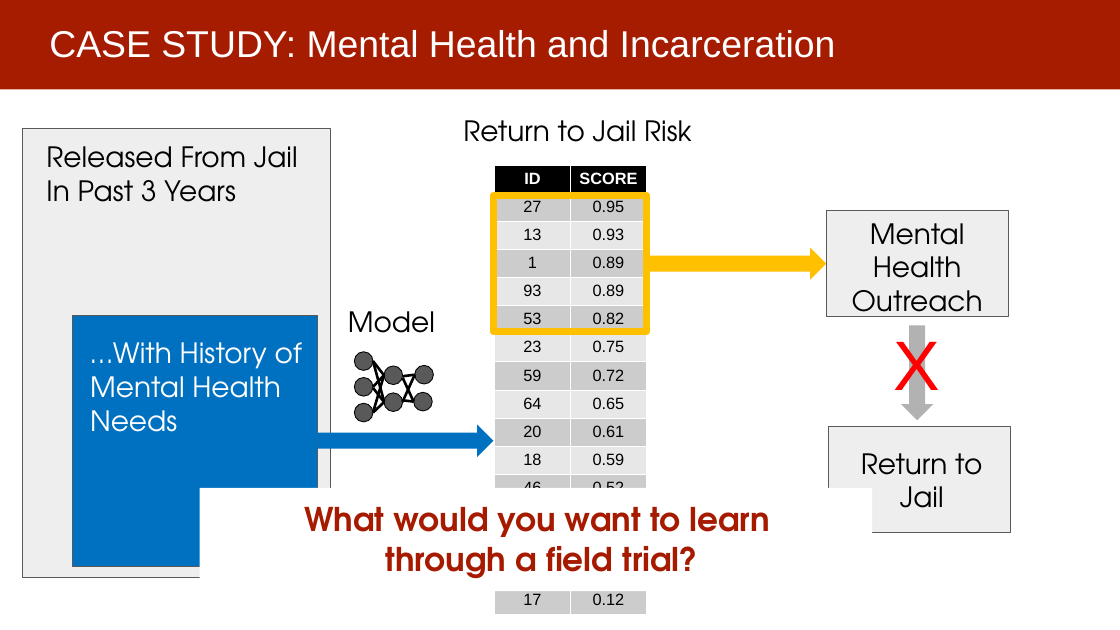
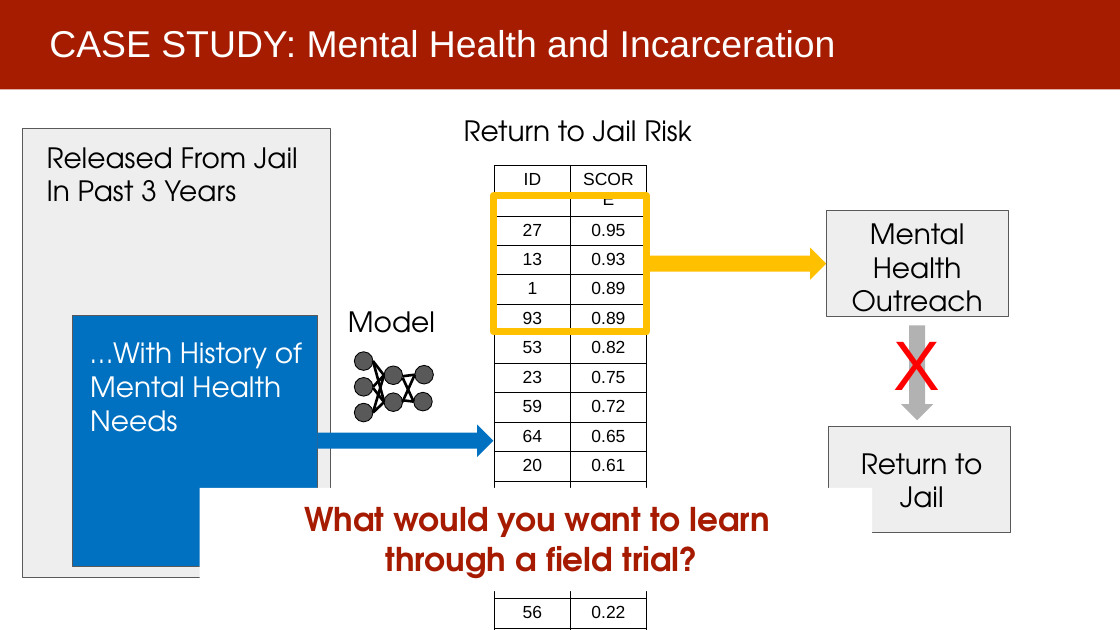
Before and after one commit to dssg/mlforpublicpolicylab, a slide deck: slide 26 of Lectures/FieldValidation.pptx (slide 11 before the commit). Drawn at 1120x630 pixels with LibreOffice and Linux fonts; fonts in the diff are those of the drawing. Boxes give left, top, right and bottom in pixels: in the first picture for what was removed or moved away, otherwise in the second. Text is boxed around its words. In the diff, an @@ line names an element or a change of style, - is before the commit and + after.

```diff
--- a/Lectures/FieldValidation.pptx
+++ b/Lectures/FieldValidation.pptx
@@ table at bbox=[495, 166, 646, 630] @@
@@ fill #000000 to none in row 1 @@
@@ fill #CCCCCC to none in 16 cells @@
@@ fill #E7E7E7 to none in 14 cells @@
@@ size 14 to 15 pt @@
@@ text colour #FFFFFF to #000000, bold off in "ID", "SCORE" @@
@@ borders changed @@
@@ right arrow at bbox=[318, 424, 494, 456]: proportions changed @@
```
Also in this commit, not shown: 15 other slides changed, 10 slides added, 1 slide removed.
